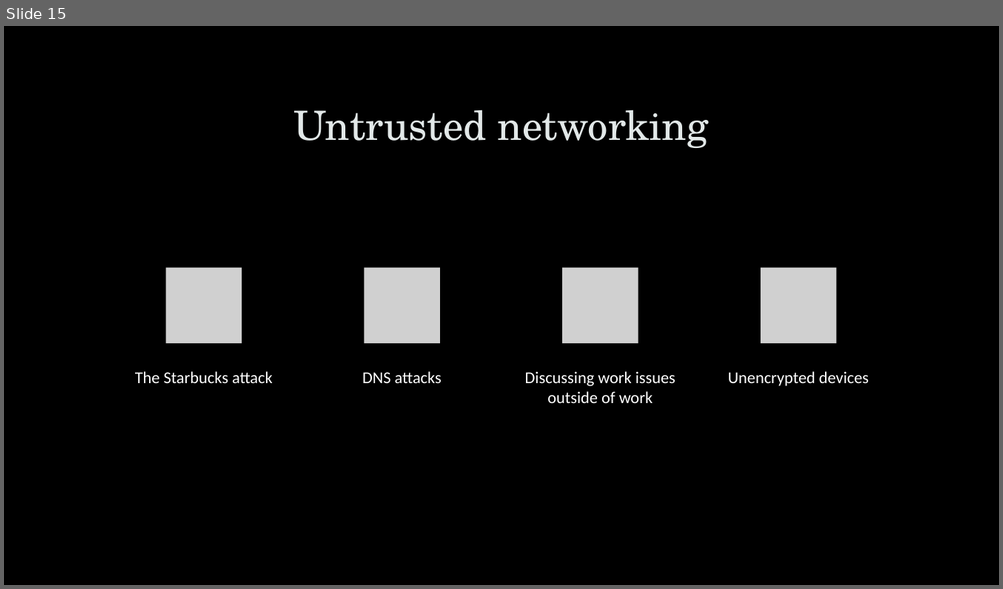
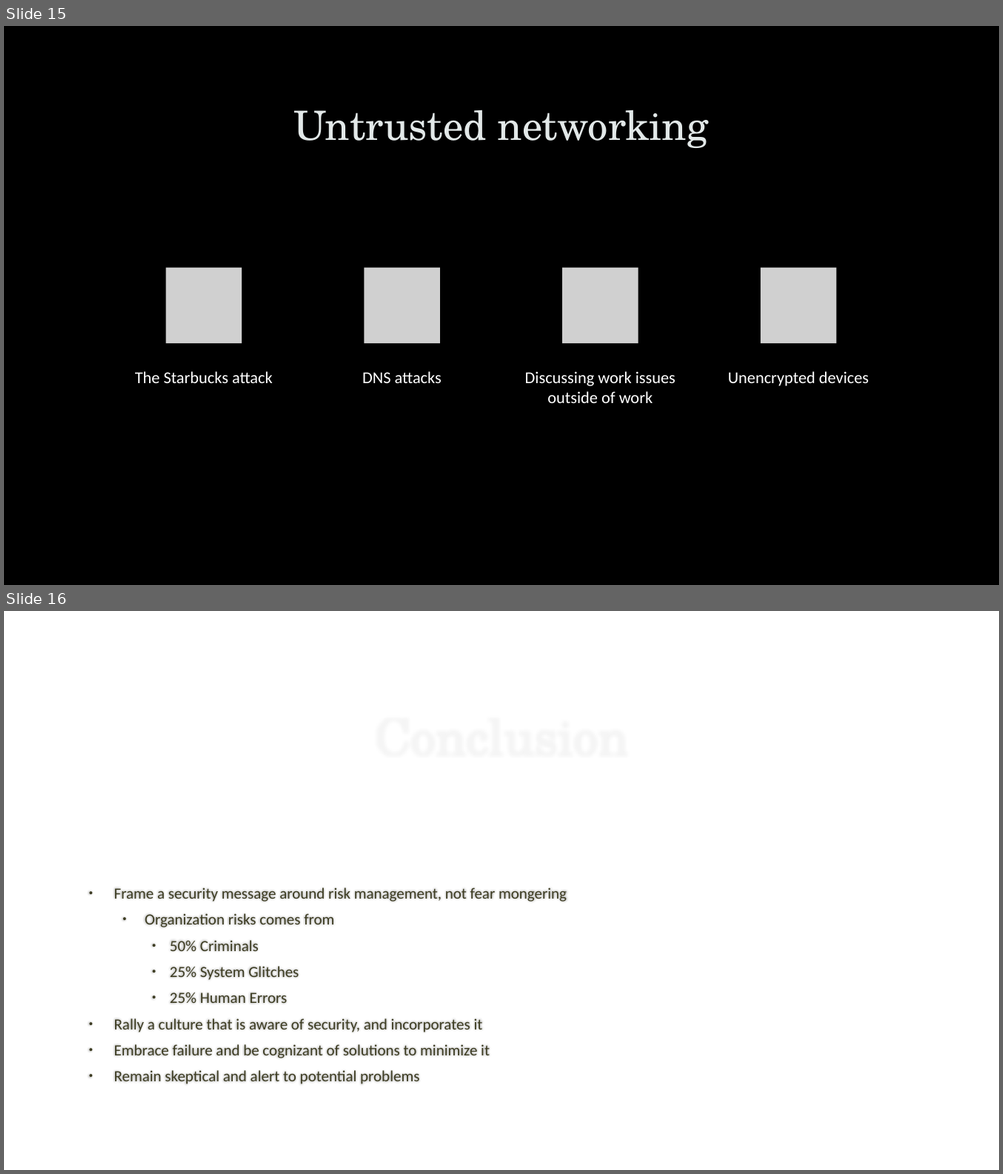
Before and after one commit to dr-natetorious/TIM-8301-Principals_of_CyberSecurity, a slide deck: Week2_PeopleAspects/BachmeierNTIM8301-2.pptx. Shown one above the other, each under a label of ours: slide 15 before the commit, slides 15 and 16 after it. The pictures are 1003x589 and 1003x1174 pixels, drawn with LibreOffice and Linux fonts; fonts in the diff are those of the drawing; grey boxes stand for pictures; background and template pictures are left out. Boxes give left, top, right and bottom in pixels: in the first picture for what was removed or moved away, otherwise in the second. Text is boxed around its words. In the diff, an @@ line names an element or a change of style, - is before the commit and + after.

```diff
--- a/Week2_PeopleAspects/BachmeierNTIM8301-2.pptx
+++ b/Week2_PeopleAspects/BachmeierNTIM8301-2.pptx
@@ slide 16 added at (4, 611, 999, 1170), background #FFFFFF @@
@@ title added at (79, 672, 923, 805), 48 pt, text #FFFFFF @@
+Conclusion
@@ text added at (114, 888, 566, 1085), 15 pt, text #3D3C22 @@
+• Frame a security message around risk management, not fear mongering
+  • Organization risks comes from
+    • 50% Criminals
+    • 25% System Glitches
+    • 25% Human Errors
+• Rally a culture that is aware of security, and incorporates it
+• Embrace failure and be cognizant of solutions to minimize it
+• Remain skeptical and alert to potential problems
```
Also in this commit, not shown: 1 other slide added, 2 slides removed.
